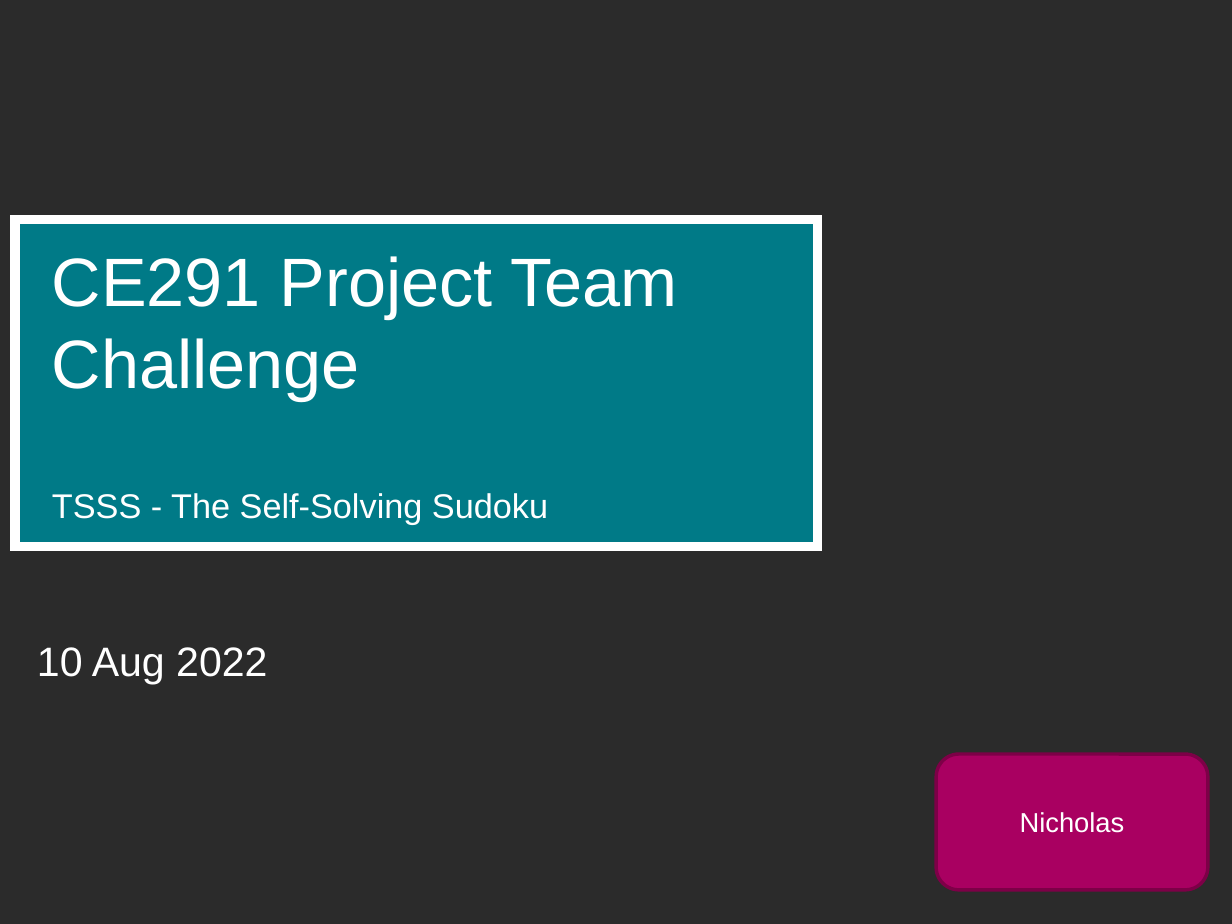
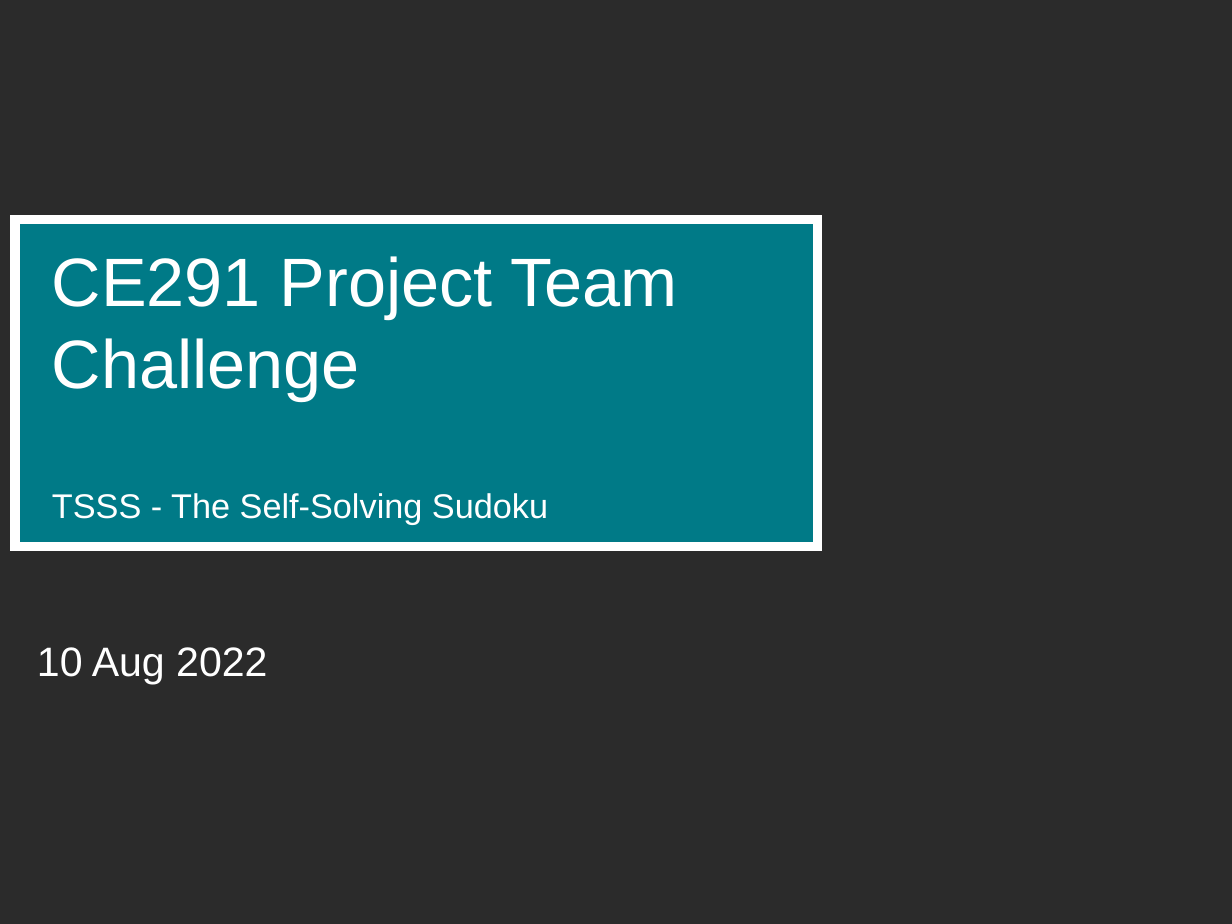
Before and after one commit to nPwi/UpdatedCE291, a slide deck: slide 1 of Presentation Deck/CE291 Final Product Presentation.pptx. Drawn at 1232x924 pixels with LibreOffice and Linux fonts; fonts in the diff are those of the drawing; background and template pictures are left out; a plain dark background stands for a picture behind light text. Boxes give left, top, right and bottom in pixels: in the first picture for what was removed or moved away, otherwise in the second. Text is boxed around its words. In the diff, an @@ line names an element or a change of style, - is before the commit and + after.

```diff
--- a/Presentation Deck/CE291 Final Product Presentation.pptx
+++ b/Presentation Deck/CE291 Final Product Presentation.pptx
@@ rounded rectangle removed at [936, 754, 1207, 890] @@
-Nicholas
```
Also in this commit, not shown: 9 other slides changed, 7 other files.
